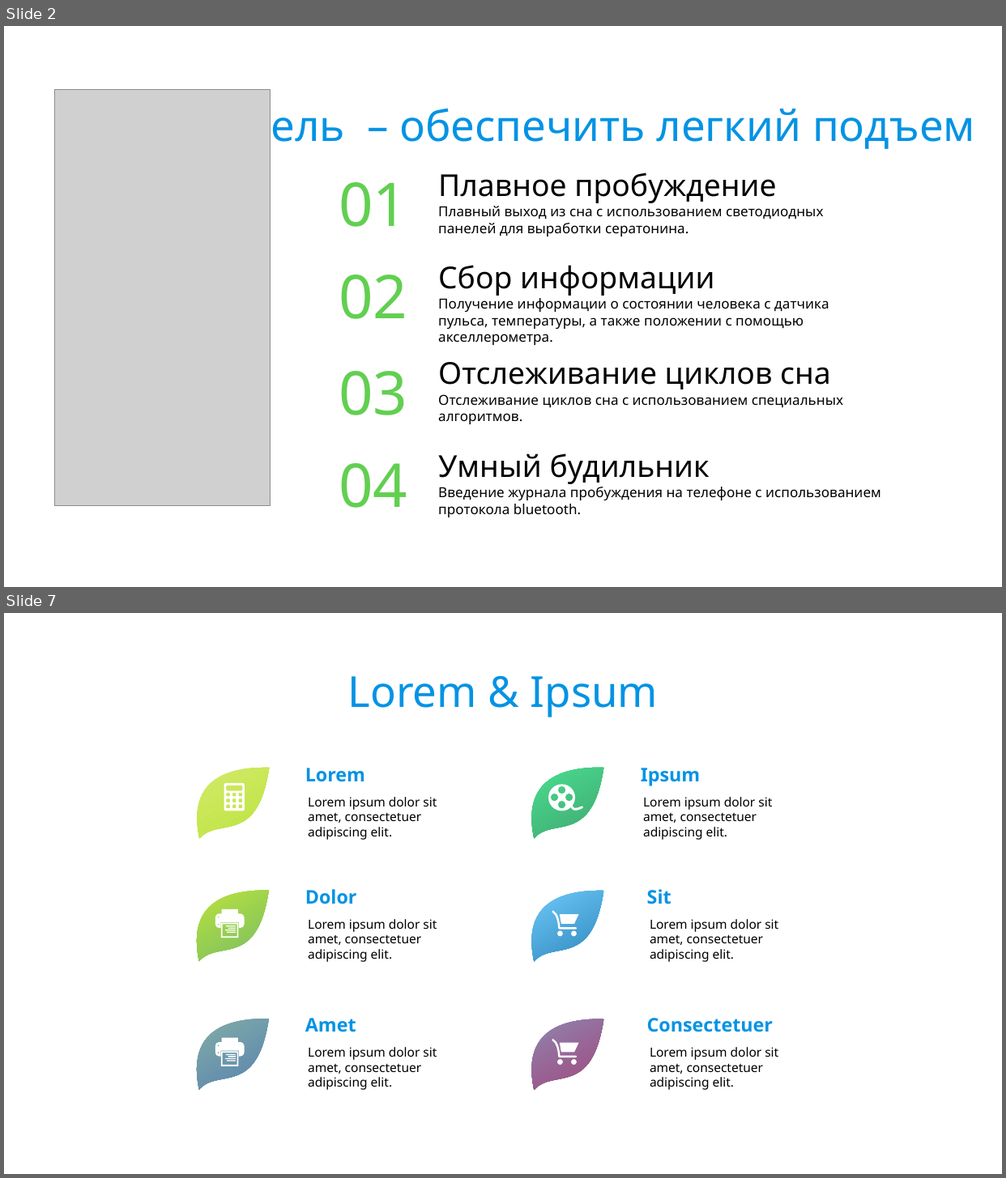
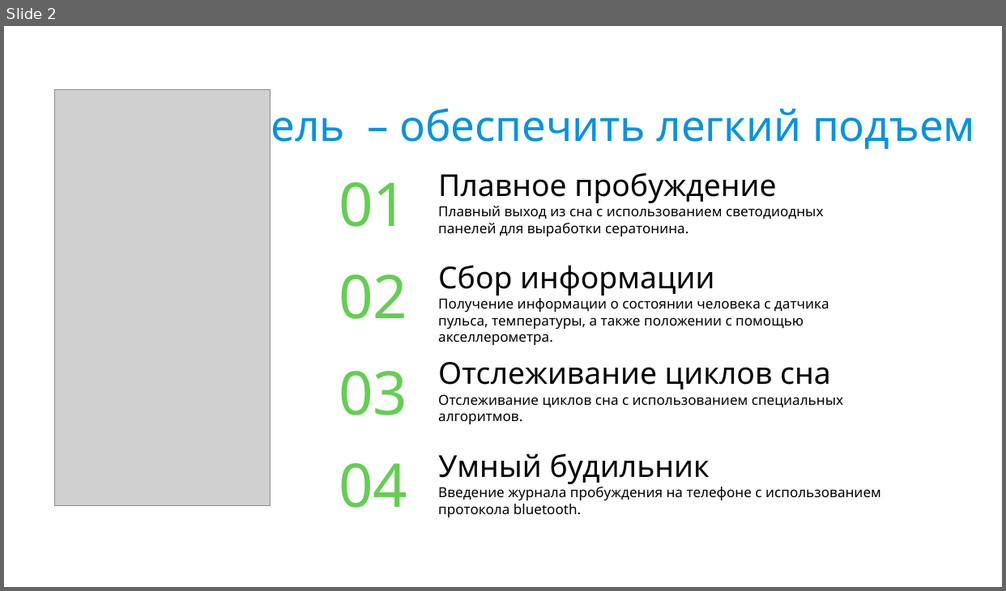
Before and after one commit to z0tedd/Lucid-Dreaming-Mask, a slide deck: Docs/Defenses/2/Untitled 1.odp. Shown one above the other, each under a label of ours: slides 2 and 7 before the commit, slide 2 after it; the slides between them are not shown. The pictures are 1006x1178 and 1006x591 pixels, drawn with LibreOffice and Linux fonts; fonts in the diff are those of the drawing; grey boxes stand for pictures; background and template pictures are left out. Boxes give left, top, right and bottom in pixels: in the first picture for what was removed or moved away, otherwise in the second. Text is boxed around its words. In the diff, an @@ line names an element or a change of style, - is before the commit and + after.

```diff
--- a/Docs/Defenses/2/Untitled 1.odp
+++ b/Docs/Defenses/2/Untitled 1.odp
@@ slide 7 removed at box(4, 613, 1002, 1174), background #FFFFFF @@
@@ text removed at box(348, 676, 658, 717) @@
-Lorem & Ipsum
@@ freeform shape removed at box(197, 768, 270, 838) @@
@@ text removed at box(305, 768, 365, 782) @@
-Lorem
@@ freeform shape removed at box(532, 768, 604, 838) @@
@@ text removed at box(641, 768, 700, 786) @@
-Ipsum
@@ freeform shape removed at box(224, 783, 245, 811) @@
@@ text removed at box(308, 797, 437, 840) @@
-Lorem ipsum dolor sit amet, consectetuer adipiscing elit.
@@ freeform shape removed at box(548, 784, 582, 811) @@
@@ text removed at box(643, 797, 772, 840) @@
-Lorem ipsum dolor sit amet, consectetuer adipiscing elit.
@@ freeform shape removed at box(197, 891, 270, 961) @@
@@ text removed at box(305, 889, 357, 905) @@
-Dolor
@@ freeform shape removed at box(532, 891, 604, 961) @@
@@ text removed at box(647, 889, 671, 905) @@
-Sit
@@ freeform shape removed at box(215, 909, 244, 938) @@
@@ text removed at box(308, 919, 437, 962) @@
-Lorem ipsum dolor sit amet, consectetuer adipiscing elit.
@@ freeform shape removed at box(552, 911, 579, 937) @@
@@ text removed at box(650, 919, 778, 962) @@
-Lorem ipsum dolor sit amet, consectetuer adipiscing elit.
@@ freeform shape removed at box(197, 1020, 270, 1090) @@
@@ text removed at box(305, 1018, 356, 1033) @@
-Amet
@@ freeform shape removed at box(532, 1020, 604, 1090) @@
@@ text removed at box(647, 1018, 773, 1033) @@
-Consectetuer
@@ freeform shape removed at box(215, 1037, 244, 1067) @@
@@ text removed at box(308, 1047, 437, 1090) @@
-Lorem ipsum dolor sit amet, consectetuer adipiscing elit.
@@ freeform shape removed at box(552, 1040, 579, 1066) @@
@@ text removed at box(650, 1047, 778, 1090) @@
-Lorem ipsum dolor sit amet, consectetuer adipiscing elit.
```
Also in this commit, not shown: 2 slides changed, 4 slides added, 6 other slides removed, 3 other files.
